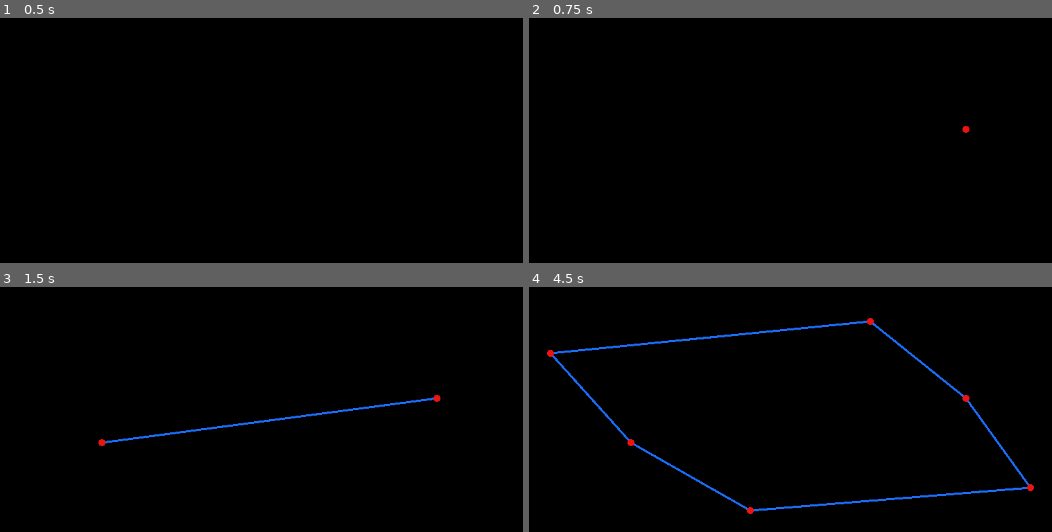
Above: before the commit, frames 1-4 (two rows, left to right).
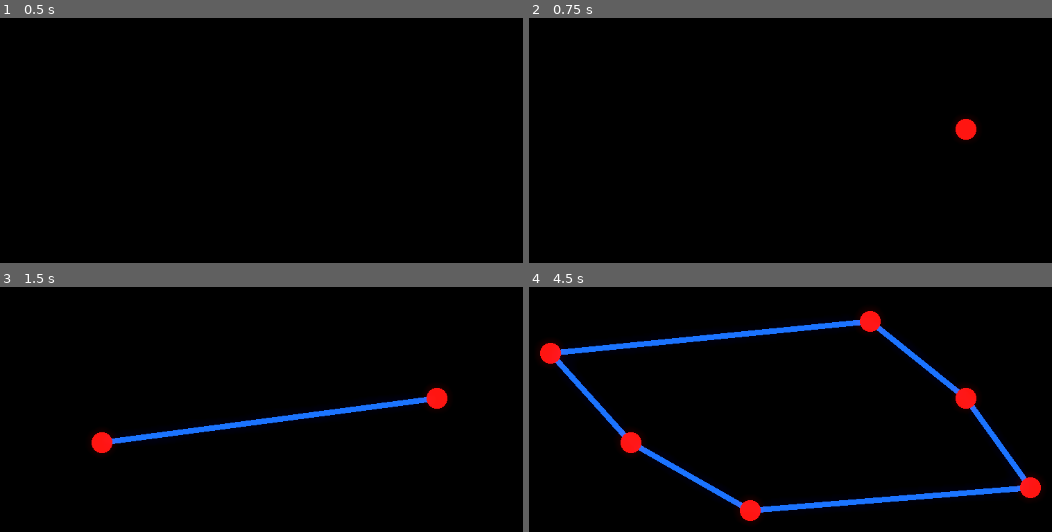
Above: after the commit, the same moments.

Repository: TheBogdichHD/godot-convex-hull-jarvis
Game: Godot game, scene res://main.tscn
Two runs of this game, one before a commit and one after it. Both use one fixed random seed, a clock stepped at 60 frames per second and the inputs below.
Inputs (mouse positions are in pixels of both pictures, inside the frame that each line leads up to):
- Up to frame 1 (0.5 s): no input
- Up to frame 2 (0.75 s): tap Enter at 0.5 s; move the mouse to (968, 128) at 0.52 s; click (968, 128) at 0.67 s
- Up to frame 3 (1.5 s): tap Space at 1.25 s; move the mouse to (99, 443) at 1.27 s; click (99, 443) at 1.42 s
- Up to frame 4 (4.5 s): tap Enter at 2, 3.5 s; move the mouse to (868, 321) at 2.02 s; click (868, 321) at 2.17 s; tap Space at 2.75, 4.25 s; move the mouse to (748, 509) at 2.77 s; click (748, 509) at 2.92 s; move the mouse to (1031, 487) at 3.52 s; click (1031, 487) at 3.67 s; move the mouse to (549, 353) at 4.27 s; click (549, 353) at 4.42 s

Frame 1 is identical in both runs. In frame 2, 0.3% of the frame differs, in the area x 81-86%, y 41-50%; in frame 3, 1.7%; in frame 4, 5.2%, in the area x 2-98%, y 9-96%.

Commit message:
add android support

Diff:
--- a/main.gd
+++ b/main.gd
@@ -9,6 +9,9 @@
 
 var points = []
 var selected_point = -1
+const DOUBLETAP_DELAY = 0.25
+var doubletap_time = DOUBLETAP_DELAY
+var last_keycode = 0
 
 
 func _draw():
@@ -69,27 +72,32 @@
 	return convex_hull
 
 
+func _process(delta):
+	doubletap_time -= delta
+
+
 func _on_panel_gui_input(event: InputEvent) -> void:
 	if event is InputEventMouseButton:
 		if event.button_index == MOUSE_BUTTON_LEFT and event.pressed:
 			var mouse_pos = event.global_position
-			points.append(mouse_pos)
-			queue_redraw()
-		elif event.button_index == MOUSE_BUTTON_RIGHT and event.pressed:
-			var mouse_pos = event.global_position
+			if doubletap_time >= 0:
+				for i in range(points.size()):
+					if mouse_pos.distance_to(points[i]) <= point_radius+15:
+						points.remove_at(i)
+						queue_redraw()
+						doubletap_time = DOUBLETAP_DELAY
+						return
 			for i in range(points.size()):
-				if mouse_pos.distance_to(points[i]) <= point_radius+5:
-					points.remove_at(i)
+				if mouse_pos.distance_to(points[i]) <= point_radius+15:
+					selected_point = i
+					doubletap_time = DOUBLETAP_DELAY
 					queue_redraw()
 					return
-		elif event.button_index == MOUSE_BUTTON_MIDDLE and event.pressed:
-			var mouse_pos = event.global_position
-			for i in range(points.size()):
-				if mouse_pos.distance_to(points[i]) <= point_radius+5:
-					selected_point = i
-					queue_redraw()
-					return
-		elif event.button_index == MOUSE_BUTTON_MIDDLE and not event.pressed:
+
+			points.append(mouse_pos)
+			doubletap_time = DOUBLETAP_DELAY
+			queue_redraw()
+		elif event.button_index == MOUSE_BUTTON_LEFT and not event.pressed:
 			selected_point = -1
 	elif event is InputEventMouseMotion and selected_point >= 0:
 		var mouse_pos = event.global_position
--- a/main.tscn
+++ b/main.tscn
@@ -13,9 +13,9 @@
 grow_horizontal = 2
 grow_vertical = 2
 script = ExtResource("1_bue1h")
-point_radius = 5
+point_radius = 15
 point_color = Color(0.92549, 0.0941176, 0.0823529, 1)
-line_width = 3
+line_width = 8
 line_color = Color(0.117822, 0.434153, 0.977816, 1)
 
 [node name="Panel" type="Panel" parent="."]
--- a/project.godot
+++ b/project.godot
@@ -22,4 +22,5 @@
 [rendering]
 
 renderer/rendering_method="mobile"
+textures/vram_compression/import_etc2_astc=true
 environment/defaults/default_clear_color=Color(0, 0, 0, 1)
